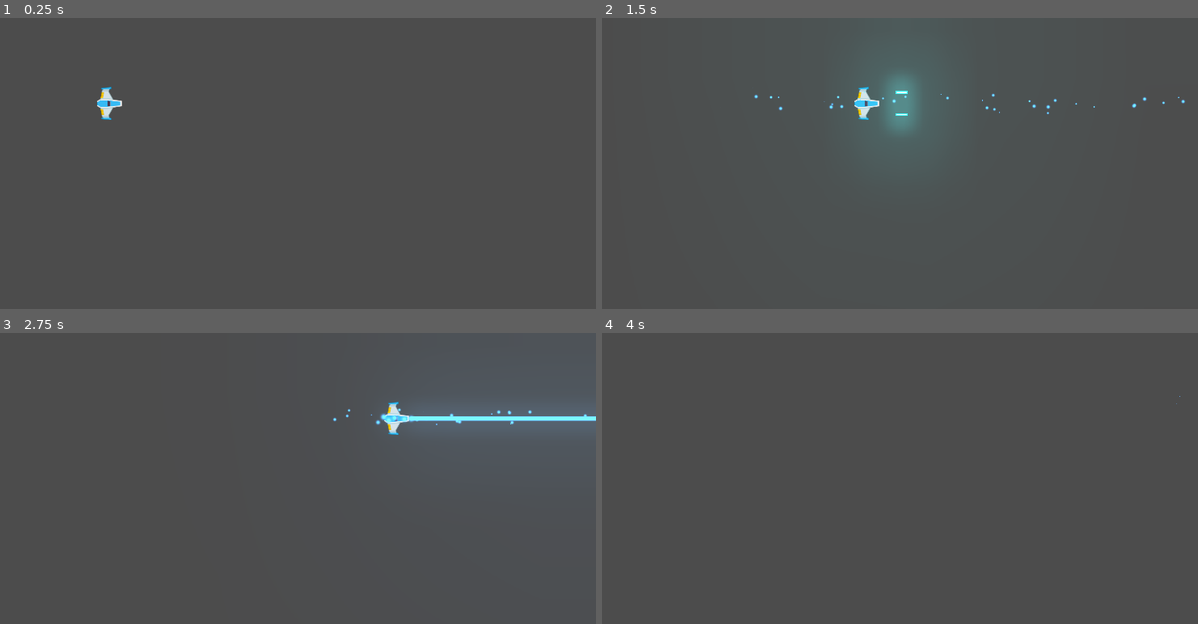
Above: before the commit, frames 1-4 (two rows, left to right).
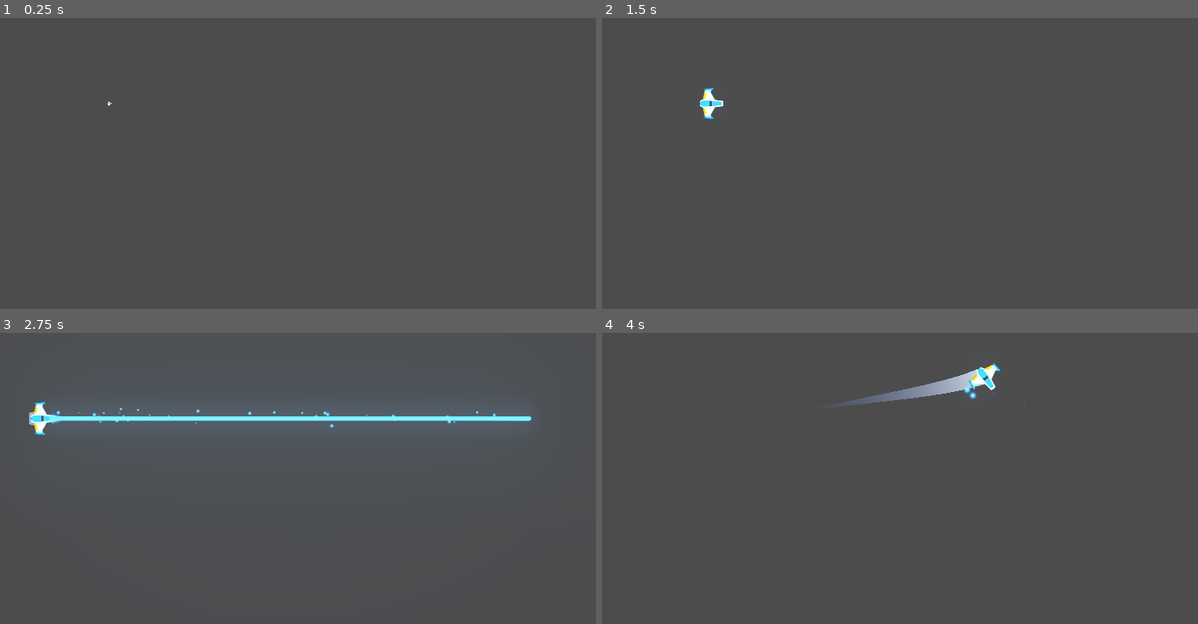
Above: after the commit, the same moments.

Repository: Heldful/Meteoritos-Juego
Game: Godot game, scene res://Juego/Niveles/NivelTest.tscn
Same seed, same stepped clock (60 frames per second), same inputs: the game is played once before the commit and once after it.
Inputs (mouse positions are in pixels of both pictures, inside the frame that each line leads up to):
- Up to frame 1 (0.25 s): no input
- Up to frame 2 (1.5 s): tap Enter at 0.5 s; move the mouse to (1019, 180) at 0.52 s; press the mouse at (1019, 180) at 0.53 s; hold W (mover_adelante) 0.53-1.28 s; move the mouse to (745, 218) at 1.27 s; release the mouse at (745, 218) at 1.28 s; hold S (mover_atras) from 1.28 s (still down); tap Ctrl (disparoPrincipal) at 1.35 s
- Up to frame 3 (2.75 s): click (143, 533) at 1.55 s; move the mouse to (339, 434) at 2.02 s; release S (mover_atras) at 2.03 s; press the mouse at (339, 434) at 2.03 s; hold W (mover_adelante) from 2.03 s (still down)
- Up to frame 4 (4 s): move the mouse to (840, 589) at 2.77 s; release the mouse at (840, 589) at 2.78 s; tap A (girar_antihorario) at 2.85 s; click (840, 589) at 3.05 s; move the mouse to (1066, 568) at 3.52 s; release W (mover_adelante) at 3.53 s; hold S (mover_atras) from 3.53 s (still down); hold D (girar_horario) from 3.53 s (still down); click (1066, 568) at 3.8 s

The runs differ from the first frame. In frame 1, 0.2% of the frame differs, in the area x 16-21%, y 23-35%; in frame 2, 2.4%; in frame 3, 4.4%, in the area x 4-100%, y 23-35%; in frame 4, 1.1%.

Commit message:
Agregado trail, bus y estados

Diff:
--- a/Juego/Proyectiles/Canion.gd
+++ b/Juego/Proyectiles/Canion.gd
@@ -7,16 +7,22 @@
 export var velocidadProyectil:int = 100
 export var danioProyectil:int = 1
 
+var puntosDisparo:Array = []
+
 onready var timerEnfriamiento:Timer = $TimerEnfriamiento
 onready var disparosSFX:AudioStreamPlayer2D = $DisparosSFX
 onready var estaEnfriado:bool = true
 onready var estaDisparando:bool = false setget setEstaDisparando
+onready var puedeDisparar:bool = true setget setPuedeDisparar
 
-var puntosDisparo:Array = []
 
-#setter/getter
+#setters/getters
 func setEstaDisparando(disparando: bool) -> void:
 	estaDisparando = disparando
+
+
+func setPuedeDisparar(puede: bool) -> void:
+	puedeDisparar = puede
 
 
 func _ready() -> void:
@@ -40,10 +46,11 @@
 	timerEnfriamiento.start()
 	for puntoDisparo in puntosDisparo:
 		var new_proyectil:Proyectil = proyectil.instance()
-		new_proyectil.crear(puntoDisparo.global_position,
-		get_owner().rotation,
-		velocidadProyectil,
-		danioProyectil
+		new_proyectil.crear(
+			puntoDisparo.global_position,
+			get_owner().rotation,
+			velocidadProyectil,
+			danioProyectil
 		)
 		Eventos.emit_signal("disparo", new_proyectil)
 		disparosSFX.play()
--- a/Juego/Proyectiles/Canion.tscn
+++ b/Juego/Proyectiles/Canion.tscn
@@ -18,4 +18,5 @@
 
 [node name="DisparosSFX" type="AudioStreamPlayer2D" parent="."]
 stream = ExtResource( 3 )
+bus = "SFX"
 [connection signal="timeout" from="TimerEnfriamiento" to="." method="_on_TimerEnfriamiento_timeout"]
--- /dev/null
+++ b/Juego/Ships/Player/Motor/Motor.gd
@@ -0,0 +1,38 @@
+class_name Motor
+extends AudioStreamPlayer2D
+
+
+export var tiempoTransicion:float = 0.6
+export var volumenApagado:float = -30
+
+var volumenOriginal:float
+
+onready var tweenSonido:Tween = $Tween
+
+
+func _ready() -> void:
+	volumenOriginal = volume_db
+	volume_db = volumenApagado
+
+
+func sonidoOn():
+	if not playing:
+		play()
+	efectoTransicion(volume_db, volumenOriginal)
+
+
+func sonidoOff():
+	efectoTransicion(volume_db, volumenApagado)
+
+
+func efectoTransicion(desdeVol: float, hastaVol: float) -> void:
+	tweenSonido.interpolate_property(
+		self,
+		"volume_db",
+		desdeVol,
+		hastaVol,
+		tiempoTransicion,
+		Tween.TRANS_LINEAR,
+		Tween.EASE_OUT_IN
+	)
+	tweenSonido.start()
--- /dev/null
+++ b/Juego/Ships/Player/Motor/MotorSFX.tscn
@@ -0,0 +1,12 @@
+[gd_scene load_steps=3 format=2]
+
+[ext_resource path="res://Juego/Ships/Player/Motor/Motor.gd" type="Script" id=1]
+[ext_resource path="res://Juego/Ships/Player/Motor/playerMotorSFX.ogg" type="AudioStream" id=2]
+
+[node name="MotorSFX" type="AudioStreamPlayer2D"]
+stream = ExtResource( 2 )
+volume_db = -15.0
+bus = "SFX"
+script = ExtResource( 1 )
+
+[node name="Tween" type="Tween" parent="."]
--- a/Juego/Ships/Player/Player.gd
+++ b/Juego/Ships/Player/Player.gd
@@ -2,30 +2,72 @@
 extends RigidBody2D
 
 
+enum Estado {VIVO, MUERTO, SPAWN, INVENCIBLE}
+
 export var potenciaMotor:int = 100
 export var potenciaRotacion:int = 280
+export var trailMaximo:int = 150
+
+var estadoActual:int = Estado.SPAWN
+var empuje
+var direccionRotacion
 
 onready var canion:Canion = $Canion
 onready var laserBeam:LaserBeam = $LaserBeam2D
+onready var trail:Trail = $TrailPuntoInicio/Trail2D
+onready var motorSFX:Motor = $MotorSFX
+onready var colisionador:CollisionShape2D = $CollisionShape2D
 
-var empuje
-var direccionRotacion
+
+func controladorEstados(nuevoEstado: int) ->void:
+	match nuevoEstado:
+		Estado.SPAWN:
+			colisionador.set_deferred("disabled", true)
+			canion.setPuedeDisparar(false)
+		Estado.VIVO:
+			colisionador.set_deferred("disabled", false)
+			canion.setPuedeDisparar(true)
+		Estado.INVENCIBLE:
+			colisionador.set_deferred("disabled", true)
+		Estado.MUERTO:
+			colisionador.set_deferred("disabled", true)
+			canion.setPuedeDisparar(false)
+
+			#explotar()
+			queue_free()
+		_:
+			print("Error")
+	estadoActual = nuevoEstado
 
 
 func _unhandled_input(event: InputEvent) -> void:
-	if event is InputEventMouseButton:
-		var mouseEvent = event as InputEventMouseButton
-		if mouseEvent.button_index == BUTTON_LEFT:
-			if mouseEvent.pressed:
-				laserBeam.set_is_casting(true)
-			else:
-				laserBeam.set_is_casting(false)
+	if not estaInputActivo():
+		return
+
+	if event.is_action_pressed("disparoSecundario"):
+		laserBeam.set_is_casting(true)
+	if event.is_action_released("disparoSecundario"):
+		laserBeam.set_is_casting(false)
+
+	if event.is_action_pressed("mover_adelante"):
+		trail.setMaxPoints(trailMaximo)
+		motorSFX.sonidoOn()
+	elif event.is_action_pressed("mover_atras"):
+		trail.setMaxPoints(0)
+		motorSFX.sonidoOn()
+
+	if (event.is_action_released("mover_adelante")
+	or event.is_action_released("mover_atras")):
+		motorSFX.sonidoOff()
+
+func _integrate_forces(state: Physics2DDirectBodyState) -> void:
+	if empuje != null:
+		apply_central_impulse(empuje.rotated(rotation))
+		apply_torque_impulse(potenciaRotacion * direccionRotacion)
 
 
-
-func _integrate_forces(state: Physics2DDirectBodyState) -> void:
-	apply_central_impulse(empuje.rotated(rotation))
-	apply_torque_impulse(potenciaRotacion * direccionRotacion)
+func _ready() -> void:
+	controladorEstados(estadoActual)
 
 
 func _process(delta: float) -> void:
@@ -33,6 +75,9 @@
 
 
 func inputPlayer() -> void:
+	if not estaInputActivo():
+		return
+
 	empuje = Vector2.ZERO
 	direccionRotacion = 0
 
@@ -51,3 +96,14 @@
 		canion.setEstaDisparando(true)
 	if Input.is_action_just_released("disparoPrincipal"):
 		canion.setEstaDisparando(false)
+
+
+func estaInputActivo() -> bool:
+	if estadoActual in [Estado.MUERTO, Estado.SPAWN]:
+		return false
+	return true
+
+
+func _on_AnimationPlayer_animation_finished(anim_name: String) -> void:
+	if anim_name == "spawn":
+		controladorEstados(Estado.VIVO)
--- a/Juego/Ships/Player/Player.tscn
+++ b/Juego/Ships/Player/Player.tscn
@@ -1,12 +1,45 @@
-[gd_scene load_steps=7 format=2]
+[gd_scene load_steps=11 format=2]
 
 [ext_resource path="res://Juego/Ships/Player/player_blue.png" type="Texture" id=1]
 [ext_resource path="res://Juego/Ships/Player/Player.gd" type="Script" id=2]
 [ext_resource path="res://Juego/Ships/Player/Material_fisico.tres" type="PhysicsMaterial" id=3]
 [ext_resource path="res://Juego/Proyectiles/Canion.tscn" type="PackedScene" id=4]
 [ext_resource path="res://Juego/Proyectiles/LaserBeam/LaserBeam2D.tscn" type="PackedScene" id=5]
+[ext_resource path="res://Juego/Ships/Player/Trail/Trail2D.tscn" type="PackedScene" id=6]
+[ext_resource path="res://Juego/Ships/Player/Motor/MotorSFX.tscn" type="PackedScene" id=7]
 
 [sub_resource type="CircleShape2D" id=1]
+
+[sub_resource type="Animation" id=2]
+resource_name = "default"
+tracks/0/type = "value"
+tracks/0/path = NodePath("Sprite:scale")
+tracks/0/interp = 1
+tracks/0/loop_wrap = true
+tracks/0/imported = false
+tracks/0/enabled = true
+tracks/0/keys = {
+"times": PoolRealArray( 0 ),
+"transitions": PoolRealArray( 1 ),
+"update": 0,
+"values": [ Vector2( 1, 1 ) ]
+}
+
+[sub_resource type="Animation" id=3]
+resource_name = "spawn"
+length = 1.6
+tracks/0/type = "value"
+tracks/0/path = NodePath("Sprite:scale")
+tracks/0/interp = 1
+tracks/0/loop_wrap = true
+tracks/0/imported = false
+tracks/0/enabled = true
+tracks/0/keys = {
+"times": PoolRealArray( 0, 1.6 ),
+"transitions": PoolRealArray( 1, 1 ),
+"update": 0,
+"values": [ Vector2( 0, 0 ), Vector2( 1, 1 ) ]
+}
 
 [node name="Player" type="RigidBody2D"]
 z_index = 50
@@ -18,7 +51,9 @@
 script = ExtResource( 2 )
 
 [node name="Sprite" type="Sprite" parent="."]
+modulate = Color( 1.2, 1.2, 1.2, 1 )
 rotation = 1.57079
+scale = Vector2( 1e-05, 1e-05 )
 texture = ExtResource( 1 )
 
 [node name="CollisionShape2D" type="CollisionShape2D" parent="."]
@@ -36,4 +71,23 @@
 [node name="LaserBeam2D" parent="." instance=ExtResource( 5 )]
 position = Vector2( 42.8114, 0 )
 
+[node name="TrailPuntoInicio" type="Position2D" parent="."]
+position = Vector2( -11.1244, 0 )
+
+[node name="Trail2D" parent="TrailPuntoInicio" instance=ExtResource( 6 )]
+points = PoolVector2Array( 0, 0, 60, 0 )
+width = 50.0
+is_emitting = true
+lifetime = 0.6
+max_points = 150
+target_path = NodePath("..")
+
+[node name="MotorSFX" parent="." instance=ExtResource( 7 )]
+
+[node name="AnimationPlayer" type="AnimationPlayer" parent="."]
+autoplay = "spawn"
+anims/default = SubResource( 2 )
+anims/spawn = SubResource( 3 )
+[connection signal="animation_finished" from="AnimationPlayer" to="." method="_on_AnimationPlayer_animation_finished"]
+
 [editable path="Canion"]
--- /dev/null
+++ b/Juego/Ships/Player/Trail/Trail2D.gd
@@ -0,0 +1,114 @@
+# Draws a 2D trail using Godot's `Line2D`.
+#
+# Instantiate `Trail2D` as a child of a moving node to use it. To control the color, width curve,
+# texture, or trail width, use parameters from the `Line2D` class.
+tool
+
+class_name Trail
+extends Line2D
+
+export var is_emitting := false setget set_emitting
+
+# Distance in pixels between vertices. A higher resolution leads to more details.
+export var resolution := 5.0
+# Life of each point in seconds before it is deleted.
+export var lifetime := 0.5
+# Maximum number of points allowed on the curve.
+export var max_points := 100 setget setMaxPoints
+
+# Optional path to the target node to follow. If not set, the instance follows its parent.
+export var target_path: NodePath
+
+var _points_creation_time := []
+var _last_point := Vector2.ZERO
+var _clock := 0.0
+var _offset := 0.0
+
+onready var target: Node2D = get_node_or_null(target_path)
+
+
+func setMaxPoints(value: int) -> void:
+	max_points = value
+
+
+func _ready() -> void:
+	if not target:
+		target = get_parent() as Node2D
+
+	if Engine.editor_hint:
+		set_process(false)
+		return
+
+	_offset = position.length()
+	set_as_toplevel(true)
+	clear_points()
+	position = Vector2.ZERO
+	_last_point = to_local(target.global_position) + calculate_offset()
+
+
+func _get_configuration_warning() -> String:
+	var warning := "Missing Target node: assign a Node that extends Node2D in the Target Path or make the Trail a child of a parent that extends Node2D"
+	if target:
+		warning = ""
+	return warning
+
+
+func _process(delta: float) -> void:
+	_clock += delta
+	remove_older()
+
+	if not is_emitting:
+		return
+
+	# Adding new points if necessary.
+	var desired_point := to_local(target.global_position)
+	var distance: float = _last_point.distance_to(desired_point)
+	if distance > resolution:
+		add_timed_point(desired_point, _clock)
+
+
+# Creates a new point and stores its creation time.
+func add_timed_point(point: Vector2, time: float) -> void:
+	add_point(point + calculate_offset())
+	_points_creation_time.append(time)
+	_last_point = point
+	if get_point_count() > max_points:
+		remove_first_point()
+
+
+# Calculates the offset of the trail from its target.
+func calculate_offset() -> Vector2:
+	return - 1.0 * polar2cartesian(1.0, target.rotation).rotated(- PI / 2) * _offset
+
+
+# Removes the first point in the line and the corresponding time.
+func remove_first_point() -> void:
+	if get_point_count() > 1:
+		remove_point(0)
+	_points_creation_time.pop_front()
+
+
+# Remove points older than `lifetime`.
+func remove_older() -> void:
+	for creation_time in _points_creation_time:
+		var delta = _clock - creation_time
+		if delta > lifetime:
+			remove_first_point()
+		# Points in `_points_creation_time` are ordered from oldest to newest so as soon as a point
+		# isn't older than `lifetime`, we know all remaining points should stay as well.
+		else:
+			break
+
+
+func set_emitting(emitting: bool) -> void:
+	is_emitting = emitting
+	if Engine.editor_hint:
+		return
+
+	if not is_inside_tree():
+		yield(self, "ready")
+
+	if is_emitting:
+		clear_points()
+		_points_creation_time.clear()
+		_last_point = to_local(target.global_position) + calculate_offset()
--- /dev/null
+++ b/Juego/Ships/Player/Trail/Trail2D.tscn
@@ -0,0 +1,17 @@
+[gd_scene load_steps=4 format=2]
+
+[ext_resource path="res://Juego/Ships/Player/Trail/Trail2D.gd" type="Script" id=1]
+
+[sub_resource type="Curve" id=1]
+_data = [ Vector2( 0, 0 ), 0.0, 1.0, 0, 1, Vector2( 1, 1 ), 1.0, 0.0, 1, 0 ]
+
+[sub_resource type="Gradient" id=2]
+colors = PoolColorArray( 0.294118, 0.356863, 0.670588, 0, 0.807843, 0.870588, 0.898039, 1 )
+
+[node name="Trail2D" type="Line2D"]
+points = PoolVector2Array( 0, 0, 32, 0 )
+width_curve = SubResource( 1 )
+default_color = Color( 1, 1, 1, 1 )
+gradient = SubResource( 2 )
+joint_mode = 2
+script = ExtResource( 1 )
--- /dev/null
+++ b/default_bus_layout.tres
@@ -0,0 +1,9 @@
+[gd_resource type="AudioBusLayout" format=2]
+
+[resource]
+bus/1/name = "SFX"
+bus/1/solo = false
+bus/1/mute = false
+bus/1/bypass_fx = false
+bus/1/volume_db = -9.63761
+bus/1/send = "Master"
--- a/default_env.tres
+++ b/default_env.tres
@@ -7,3 +7,4 @@
 background_sky = SubResource( 1 )
 glow_enabled = true
 glow_levels/7 = true
+glow_intensity = 0.5
--- a/project.godot
+++ b/project.godot
@@ -19,6 +19,11 @@
 "language": "GDScript",
 "path": "res://Juego/Proyectiles/LaserBeam/LaserBeam2D.gd"
 }, {
+"base": "AudioStreamPlayer2D",
+"class": "Motor",
+"language": "GDScript",
+"path": "res://Juego/Ships/Player/Motor/Motor.gd"
+}, {
 "base": "Node",
 "class": "Nivel",
 "language": "GDScript",
@@ -33,13 +38,20 @@
 "class": "Proyectil",
 "language": "GDScript",
 "path": "res://Juego/Proyectiles/Proyectil.gd"
+}, {
+"base": "Line2D",
+"class": "Trail",
+"language": "GDScript",
+"path": "res://Juego/Ships/Player/Trail/Trail2D.gd"
 } ]
 _global_script_class_icons={
 "Canion": "",
 "LaserBeam": "",
+"Motor": "",
 "Nivel": "",
 "Player": "",
-"Proyectil": ""
+"Proyectil": "",
+"Trail": ""
 }
 
 [application]
Not shown, added: Juego/Ships/Player/Motor/playerMotorSFX.ogg.import
Not shown, added: Juego/Ships/Player/Motor/playerMotorSFX.ogg
